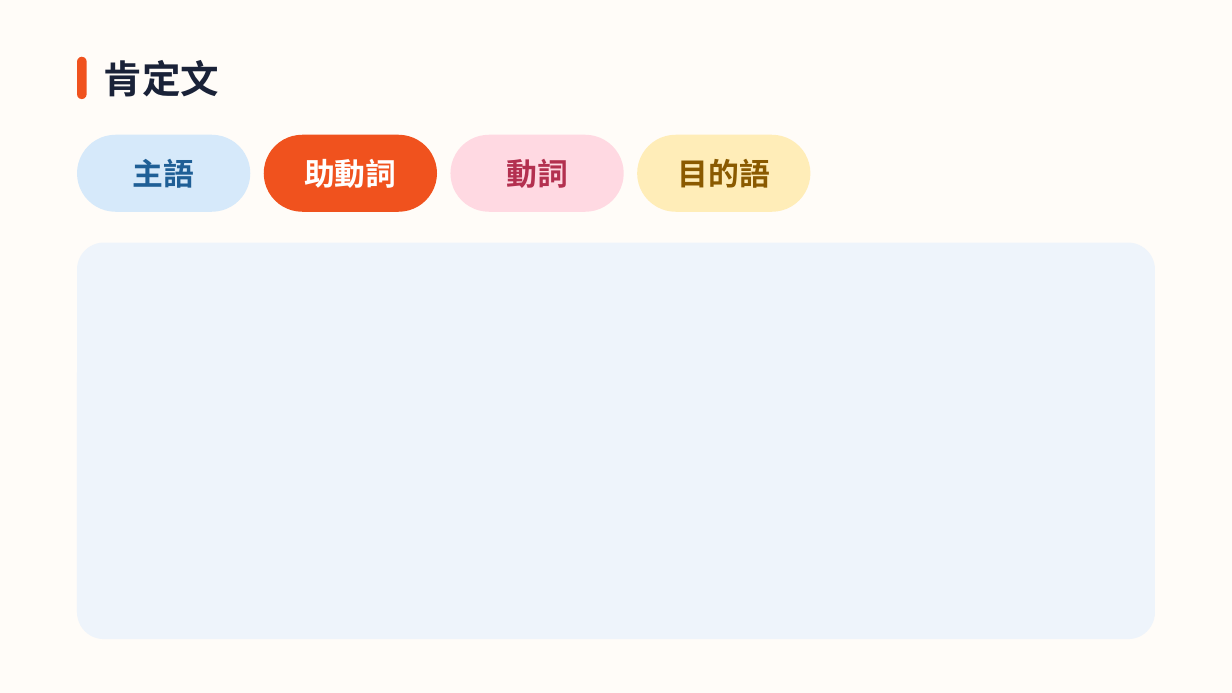
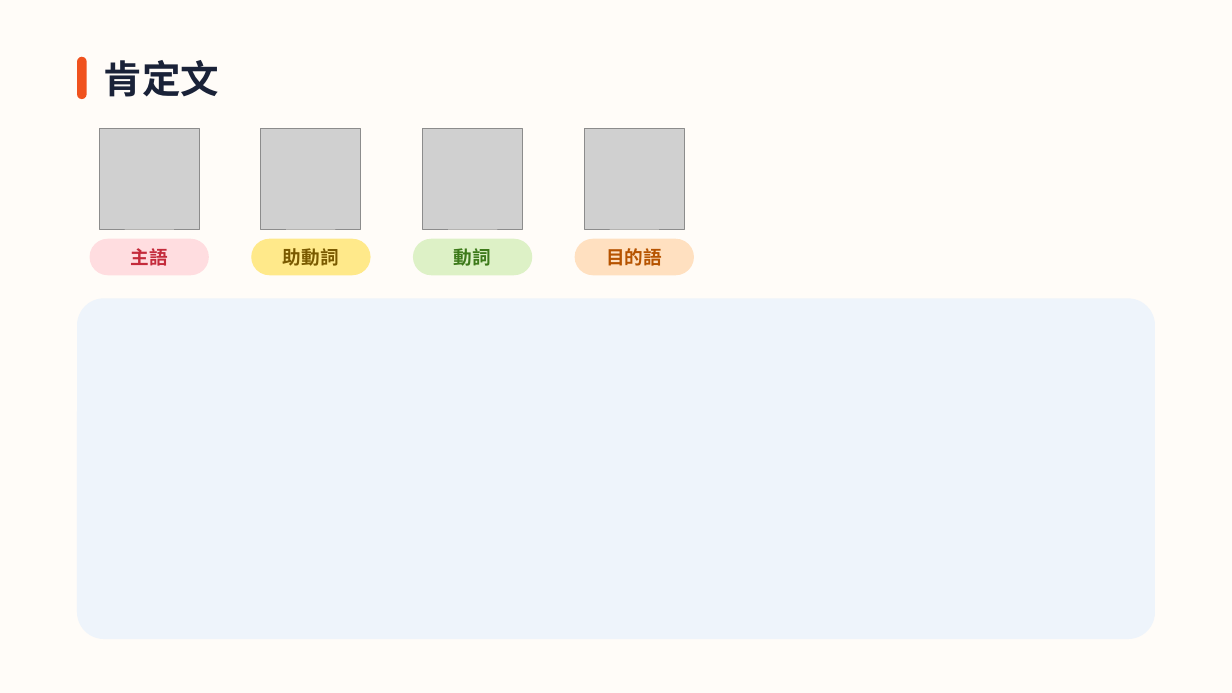
Before and after one commit to hinakajisaki-dev/hina-english, a slide deck: slide 4 of matome/sentence-structure/sentence-structure.pptx. Drawn at 1232x693 pixels with LibreOffice and Linux fonts; fonts in the diff are those of the drawing; grey boxes stand for pictures. Boxes give left, top, right and bottom in pixels: in the first picture for what was removed or moved away, otherwise in the second. Text is boxed around its words. In the diff, an @@ line names an element or a change of style, - is before the commit and + after.

```diff
--- a/matome/sentence-structure/sentence-structure.pptx
+++ b/matome/sentence-structure/sentence-structure.pptx
@@ rounded rectangle removed at [77,135,250,212] @@
@@ picture added at [99,129,199,229] @@
@@ picture added at [261,129,360,229] @@
@@ rounded rectangle removed at [263,135,437,212] @@
@@ picture added at [422,129,522,229] @@
@@ picture added at [584,129,684,229] @@
@@ rounded rectangle removed at [638,135,811,212] @@
@@ rounded rectangle added at [90,238,209,275], fill #FFDDE0 @@
@@ rounded rectangle: place and size @@
-rounded rectangle at [451,135,625,212]
+rounded rectangle at [251,238,371,275]
@@ rounded rectangle at [251,238,371,275]: fill #FFD9E2 to #FFE98A @@
@@ rounded rectangle added at [413,238,532,275], fill #DDF1C6 @@
@@ rounded rectangle added at [575,238,694,275], fill #FFE0C0 @@
@@ text "主語": place and size @@
-text "主語" at [133,159,195,188]
+text "主語" at [131,248,168,266]
@@ text "主語" at [131,248,168,266]: size 24 to 14.5 pt, text colour #1F5F96 to #C42B3B @@
@@ text at [283,248,339,266]: text changed; size 24 to 14.5 pt; text colour #B3304F to #7A5A00 @@
-動詞
+助動詞
@@ text at [454,248,491,266]: text changed; size 24 to 14.5 pt; text colour #FFFFFF to #3D7A1A @@
-助動詞
+動詞
@@ text "目的語": place and size @@
-text "目的語" at [678,159,770,188]
+text "目的語" at [606,248,662,266]
@@ text "目的語" at [606,248,662,266]: size 24 to 14.5 pt, text colour #8A5A00 to #B65300 @@
@@ rounded rectangle: place and size @@
-rounded rectangle at [77,242,1155,639]
+rounded rectangle at [77,299,1155,640]
@@ rounded rectangle at [77,299,1155,640]: proportions changed @@
```
Also in this commit, not shown: 10 other slides changed, 8 other files.
